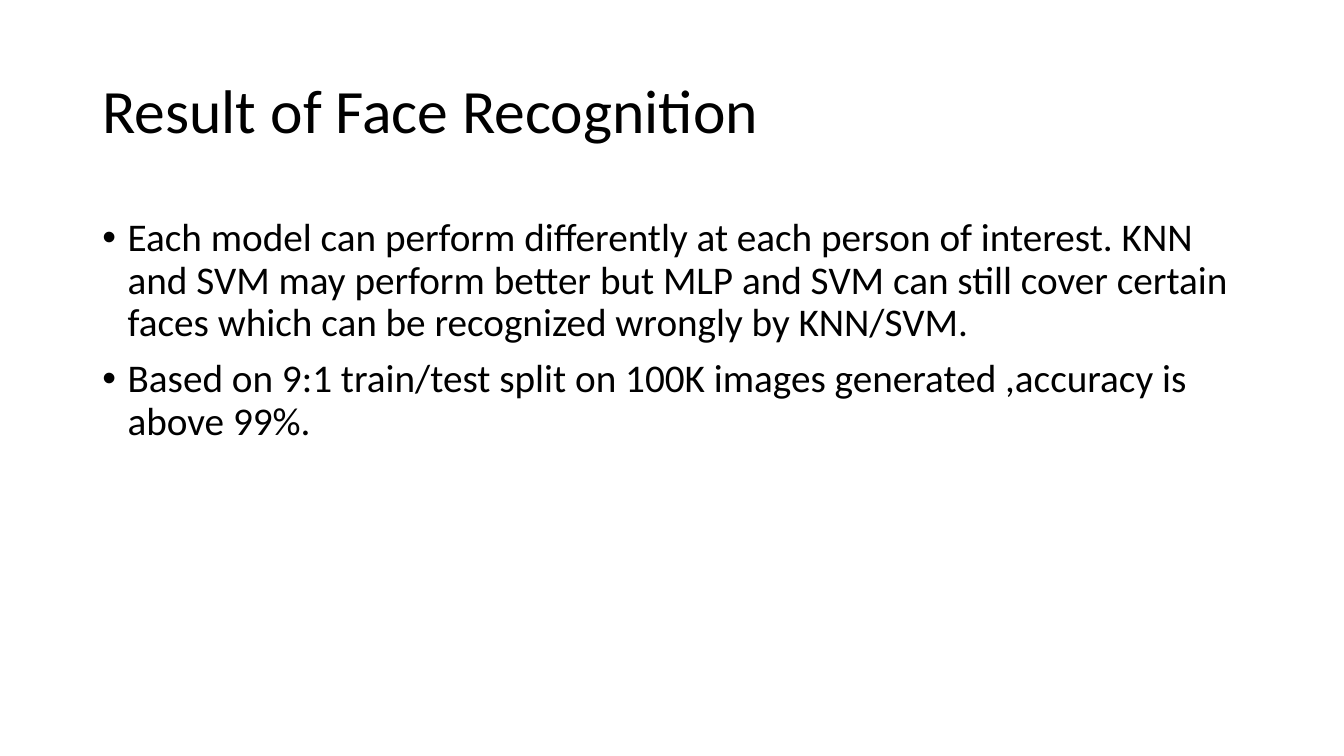
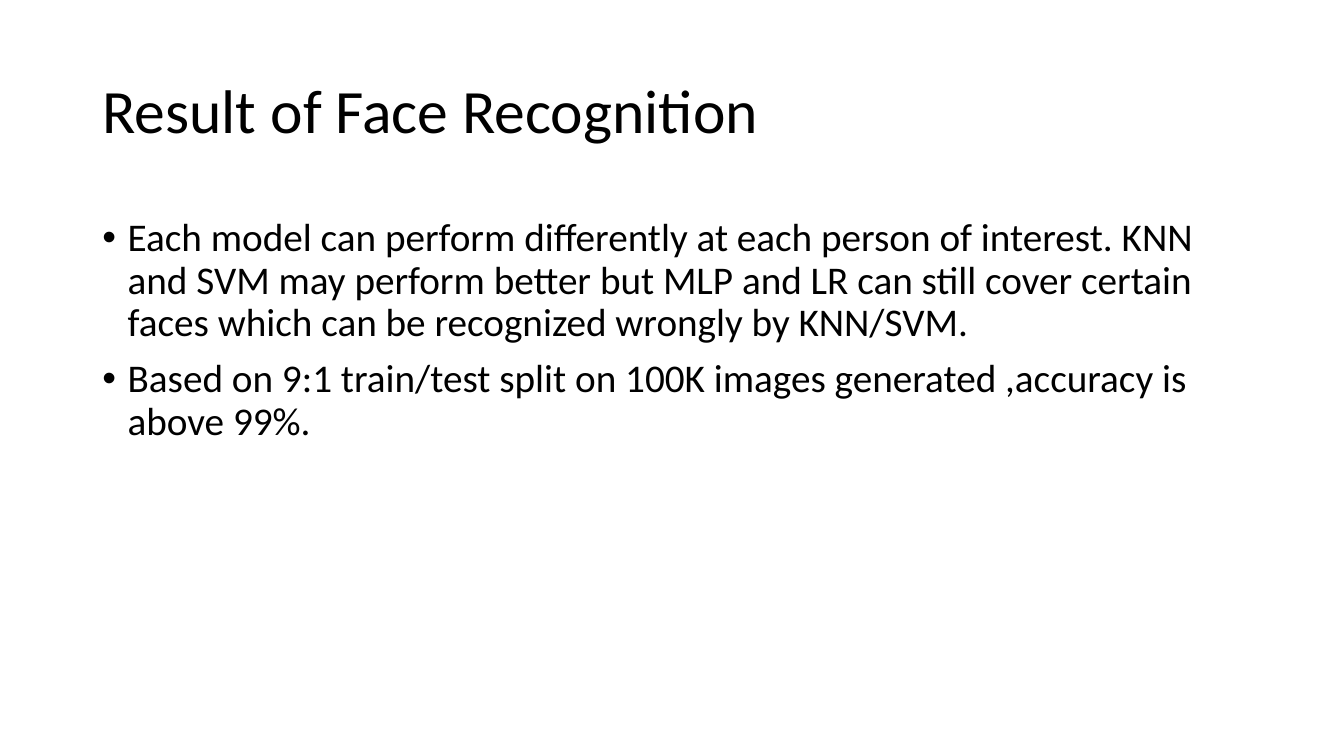
Before and after one commit to optimusium/capstone4, a slide deck: slide 34 of Face Recognition.pptx. Drawn at 1344x756 pixels with LibreOffice and Linux fonts; fonts in the diff are those of the drawing. Boxes give left, top, right and bottom in pixels: in the first picture for what was removed or moved away, otherwise in the second. Text is boxed around its words. In the diff, an @@ line names an element or a change of style, - is before the commit and + after.

Commit message:
update

```diff
--- a/Face Recognition.pptx
+++ b/Face Recognition.pptx
@@ text at bbox=[128, 223, 1193, 343]: text changed @@
-• Each model can perform differently at each person of interest. KNN and SVM may perform better but MLP and SVM can still cover certain faces which can be recognized wrongly by KNN/SVM.
+• Each model can perform differently at each person of interest. KNN and SVM may perform better but MLP and LR can still cover certain faces which can be recognized wrongly by KNN/SVM.
```
